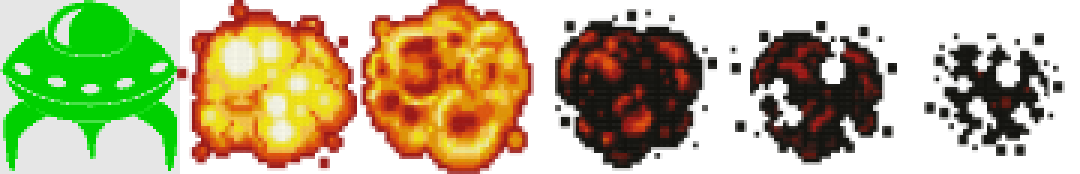
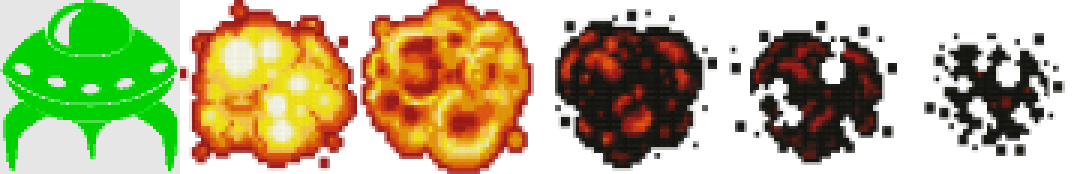
Two versions of the same layered image (1080x174). Layer-by-layer changes:
removed group "2334354_11d70" (5 layers) over (177, 66, 180, 81)
renamed "_a_frm5,150" to "Background", moved it out of group "2334354_11d70", painted on it over (177, 66, 180, 81)
removed layer "_a_frm1,150" from group "2334354_11d70" over (177, 66, 180, 81)
removed layer "alien.bmp" over (177, 66, 180, 81)
